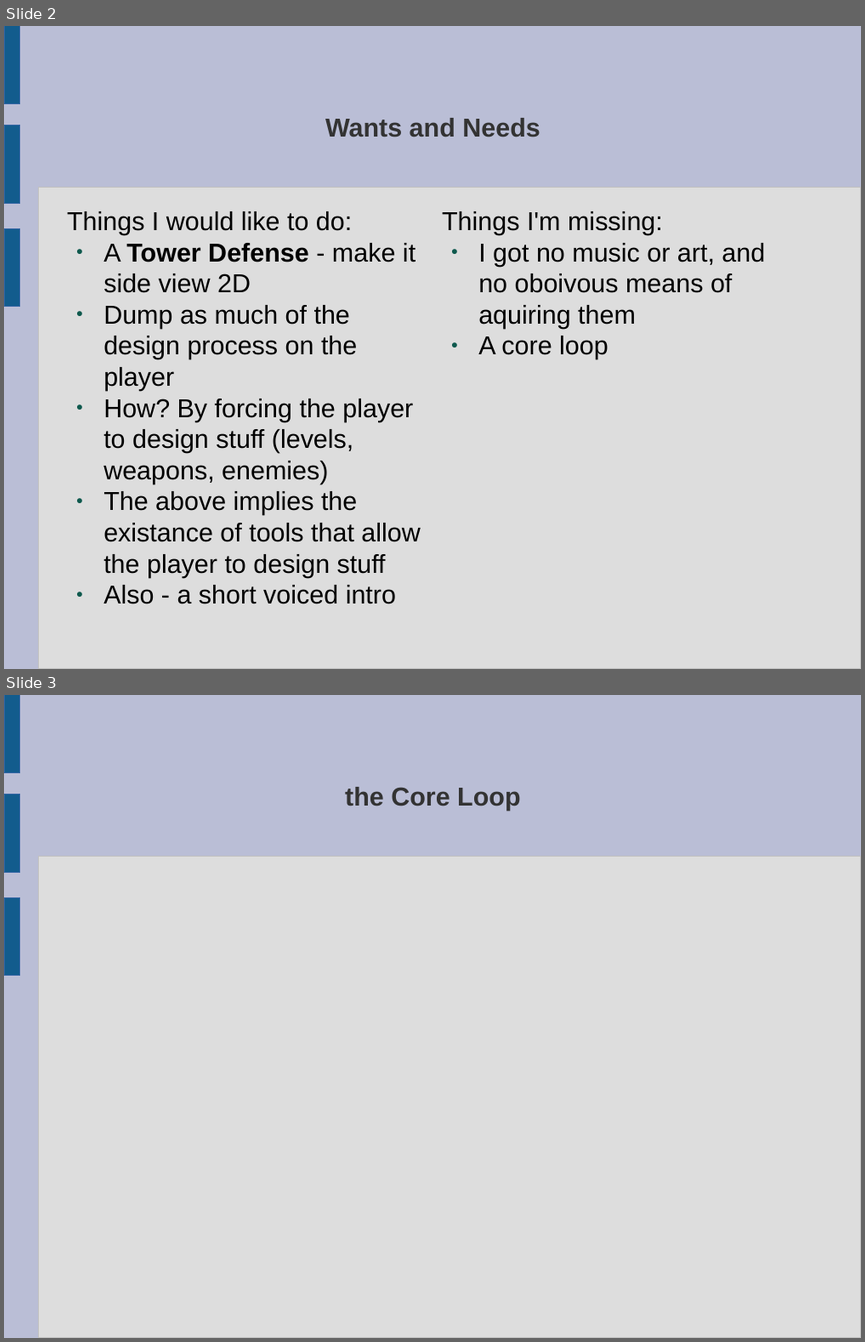
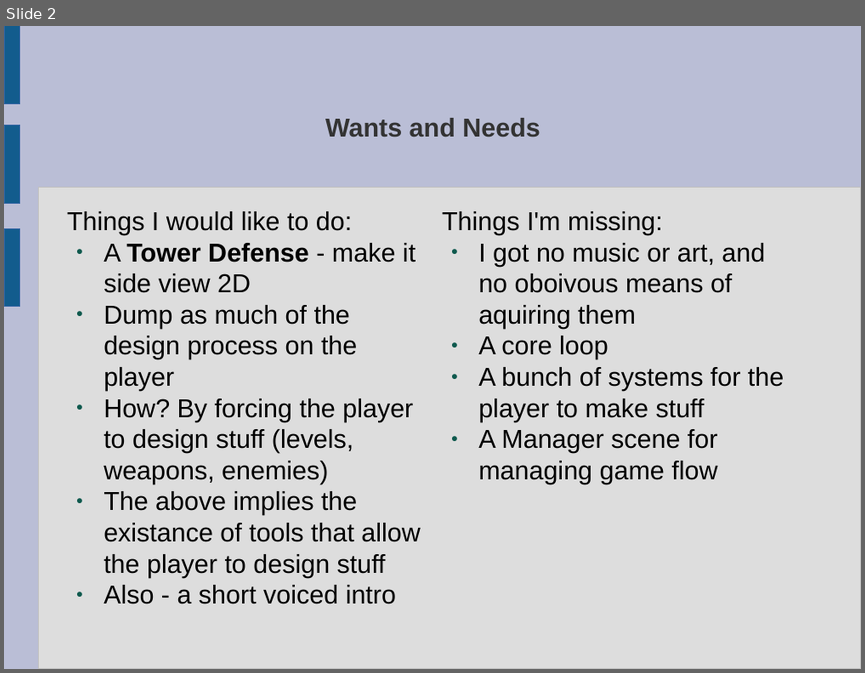
Before and after one commit to ktosox/GWJ68, a slide deck: GDD.odp. Shown one above the other, each under a label of ours: slides 2 and 3 before the commit, slide 2 after it. The pictures are 865x1342 and 865x673 pixels, drawn with LibreOffice and Linux fonts; fonts in the diff are those of the drawing. Boxes give left, top, right and bottom in pixels: in the first picture for what was removed or moved away, otherwise in the second. Text is boxed around its words. In the diff, an @@ line names an element or a change of style, - is before the commit and + after.

```diff
--- a/GDD.odp
+++ b/GDD.odp
@@ slide 3 removed at box(4, 695, 861, 1338), background #BABED6; not listed: 4 template elements that a slide beside it also shows @@
@@ title removed at box(345, 787, 520, 811) @@
-the Core Loop
@@ slide 2 changed as well @@
@@ text at box(478, 367, 783, 484): paragraphs added @@
+● A bunch of systems for the player to make stuff
+● A Manager scene for managing game flow
```
Also in this commit, not shown: 1 other slide changed, 4 slides added, 20 other files.
